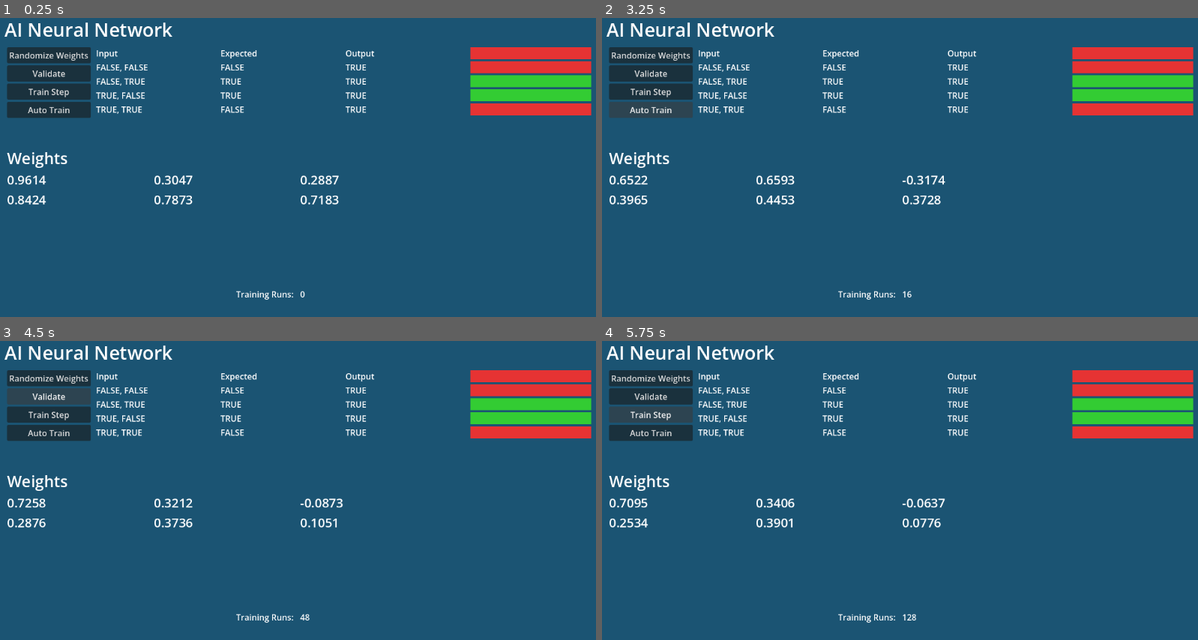
Above: before the commit, frames 1-4 (two rows, left to right).
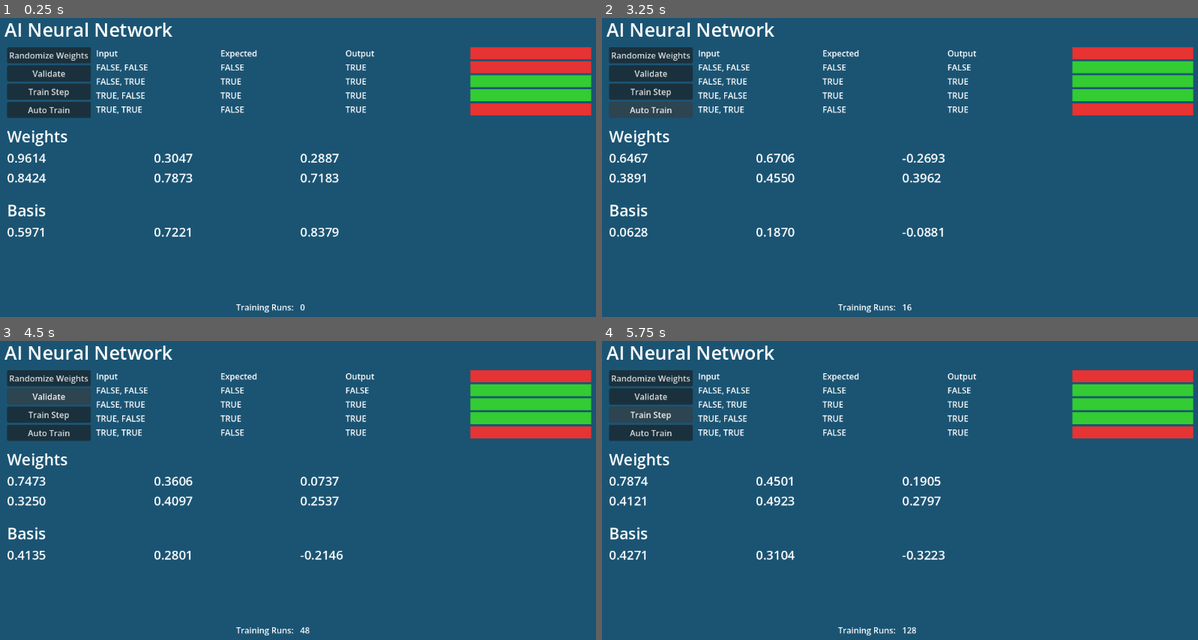
Above: after the commit, the same moments.

Repository: Discordanian/ai-lab-demo
Game: Godot game, scene res://main.tscn
Same seed, same stepped clock (60 frames per second), same inputs: the game is played once before the commit and once after it.
Inputs:
- Up to frame 1 (0.25 s): no input
- Up to frame 2 (3.25 s): click "Validate" at 0.5 s; click "Train Step" at 1.25 s; click "Randomize Weights" at 2 s; click "Auto Train" at 2.75 s
- Up to frame 3 (4.5 s): click "Randomize Weights" at 3.5 s; click "Validate" at 4.25 s
- Up to frame 4 (5.75 s): click "Train Step" at 5 s

The runs differ from the first frame. In frame 1, 2.1% of the frame differs, in the area x 1-57%, y 37-99%; in frame 2, 3.1%, in the area x 1-100%, y 14-99%; in frame 3, 3.1%; in frame 4, 3.1%.

Commit message:
Adding Bias

Diff:
--- a/godot/main.gd
+++ b/godot/main.gd
@@ -21,6 +21,8 @@
 @onready var color_rect_true_false: ColorRect = $MarginContainer/VBoxContainer/Controls_Results/HBoxContainer/Results/TrueFalse/ColorRect
 @onready var color_rect_true_true: ColorRect = $MarginContainer/VBoxContainer/Controls_Results/HBoxContainer/Results/TrueTrue/ColorRect
 @onready var total_runs_label: Label = $MarginContainer/VBoxContainer/MarginContainer/HBoxContainer/TotalRuns
+@onready var basis_hidden: GridContainer = $MarginContainer/VBoxContainer/Basis/VBoxContainer/HBoxContainer/BasisHidden
+@onready var basis_output: GridContainer = $MarginContainer/VBoxContainer/Basis/VBoxContainer/HBoxContainer/BasisOutput
 
 const COLOR_GREEN := Color(0.2, 0.8, 0.2, 1.0)
 const COLOR_RED := Color(0.9, 0.2, 0.2, 1.0)
@@ -115,8 +117,12 @@
 	var weights: Dictionary = nn.get_weights()
 	var input_hidden: Array = weights["input_hidden"]
 	var hidden_output: Array = weights["hidden_output"]
+	var bias_hidden: Array = weights["bias_hidden"]
+	var bias_output: Array = weights["bias_output"]
 	print("Weights input_hidden: ", input_hidden)
 	print("Weights hidden_output: ", hidden_output)
+	print("Bias hidden: ", bias_hidden)
+	print("Bias output: ", bias_output)
 	var idx: int = 0
 	for i in input_hidden.size():
 		for j in input_hidden[i].size():
@@ -127,3 +133,7 @@
 		for j in hidden_output[i].size():
 			matrix2.get_child(idx).text = "%.4f" % hidden_output[i][j]
 			idx += 1
+	for i in bias_hidden.size():
+		basis_hidden.get_child(i).text = "%.4f" % bias_hidden[i]
+	for i in bias_output.size():
+		basis_output.get_child(i).text = "%.4f" % bias_output[i]
--- a/godot/main.tscn
+++ b/godot/main.tscn
@@ -267,6 +267,56 @@
 theme_override_font_sizes/font_size = 24
 text = "w2"
 
+[node name="Basis" type="MarginContainer" parent="MarginContainer/VBoxContainer" unique_id=2112161468]
+layout_mode = 2
+size_flags_vertical = 3
+theme_override_constants/margin_left = 5
+theme_override_constants/margin_top = 5
+theme_override_constants/margin_right = 5
+theme_override_constants/margin_bottom = 5
+
+[node name="VBoxContainer" type="VBoxContainer" parent="MarginContainer/VBoxContainer/Basis" unique_id=89756932]
+layout_mode = 2
+
+[node name="Label" type="Label" parent="MarginContainer/VBoxContainer/Basis/VBoxContainer" unique_id=1551228577]
+layout_mode = 2
+theme_override_font_sizes/font_size = 30
+text = "Basis"
+
+[node name="HBoxContainer" type="HBoxContainer" parent="MarginContainer/VBoxContainer/Basis/VBoxContainer" unique_id=1094753684]
+layout_mode = 2
+
+[node name="BasisHidden" type="GridContainer" parent="MarginContainer/VBoxContainer/Basis/VBoxContainer/HBoxContainer" unique_id=865860316]
+layout_mode = 2
+size_flags_horizontal = 3
+columns = 2
+
+[node name="basis1" type="Label" parent="MarginContainer/VBoxContainer/Basis/VBoxContainer/HBoxContainer/BasisHidden" unique_id=1775981514]
+layout_mode = 2
+size_flags_horizontal = 3
+size_flags_vertical = 6
+theme_override_fonts/font = SubResource("SystemFont_ig7tw")
+theme_override_font_sizes/font_size = 24
+text = "basis1"
+
+[node name="basis2" type="Label" parent="MarginContainer/VBoxContainer/Basis/VBoxContainer/HBoxContainer/BasisHidden" unique_id=1594986168]
+layout_mode = 2
+size_flags_horizontal = 3
+size_flags_vertical = 6
+theme_override_fonts/font = SubResource("SystemFont_ig7tw")
+theme_override_font_sizes/font_size = 24
+text = "basis2"
+
+[node name="BasisOutput" type="GridContainer" parent="MarginContainer/VBoxContainer/Basis/VBoxContainer/HBoxContainer" unique_id=1790750681]
+layout_mode = 2
+size_flags_horizontal = 3
+
+[node name="basisoutput" type="Label" parent="MarginContainer/VBoxContainer/Basis/VBoxContainer/HBoxContainer/BasisOutput" unique_id=1612664866]
+layout_mode = 2
+theme_override_fonts/font = SubResource("SystemFont_ig7tw")
+theme_override_font_sizes/font_size = 24
+text = "basis out"
+
 [node name="MarginContainer" type="MarginContainer" parent="MarginContainer/VBoxContainer" unique_id=1703957207]
 layout_mode = 2
 size_flags_vertical = 3
--- a/godot/neural_network.gd
+++ b/godot/neural_network.gd
@@ -4,6 +4,9 @@
 # Weight matrices: input_size x hidden_size, hidden_size x output_size
 var weights_input_hidden: Array = []  # Array of Array (2D)
 var weights_hidden_output: Array = []
+# Bias vectors: one per neuron in hidden layer and output layer
+var bias_hidden: Array = []   # 1D, length hidden_size
+var bias_output: Array = []   # 1D, length output_size
 var training_runs: int = 0
 
 
@@ -12,6 +15,8 @@
 	weights_input_hidden = _rand_matrix(input_size, hidden_size)
 	# weights_hidden_output: [hidden_size][output_size]
 	weights_hidden_output = _rand_matrix(hidden_size, output_size)
+	bias_hidden = _rand_vector(hidden_size)
+	bias_output = _rand_vector(output_size)
 	training_runs = 0
 
 
@@ -34,6 +39,42 @@
 	return m
 
 
+static func _rand_vector(size: int) -> Array:
+	var v: Array = []
+	for i in size:
+		v.append(randf())
+	return v
+
+
+static func _add_bias_to_rows(m: Array, bias: Array) -> Array:
+	# m: [rows][cols], bias: [cols]. Add bias to each row.
+	var out: Array = []
+	for i in m.size():
+		out.append([])
+		for j in m[i].size():
+			out[i].append(m[i][j] + bias[j])
+	return out
+
+
+static func _sum_columns(m: Array) -> Array:
+	# Sum each column -> 1D array of length cols (for bias gradient).
+	var cols: int = m[0].size()
+	var out: Array = []
+	for j in cols:
+		var s: float = 0.0
+		for i in m.size():
+			s += m[i][j]
+		out.append(s)
+	return out
+
+
+static func _add_vector(a: Array, b: Array) -> Array:
+	var out: Array = []
+	for i in a.size():
+		out.append(a[i] + b[i])
+	return out
+
+
 static func _matmul(a: Array, b: Array) -> Array:
 	# a: [rows_a][cols_a], b: [cols_a][cols_b] -> [rows_a][cols_b]
 	var rows_a: int = a.size()
@@ -110,17 +151,21 @@
 ## Forward pass: inputs 2D array [samples][input_size], returns [samples][output_size].
 func forward(inputs: Array) -> Array:
 	var hidden_input: Array = _matmul(inputs, weights_input_hidden)
+	hidden_input = _add_bias_to_rows(hidden_input, bias_hidden)
 	var hidden_output: Array = _sigmoid_matrix(hidden_input)
 	var output_input: Array = _matmul(hidden_output, weights_hidden_output)
+	output_input = _add_bias_to_rows(output_input, bias_output)
 	var output: Array = _sigmoid_matrix(output_input)
 	return output
 
 
-## Returns all current weights as a Dictionary: "input_hidden" (2D Array), "hidden_output" (2D Array).
+## Returns all current weights as a Dictionary: "input_hidden", "hidden_output" (2D), "bias_hidden", "bias_output" (1D).
 func get_weights() -> Dictionary:
 	return {
 		"input_hidden": weights_input_hidden,
-		"hidden_output": weights_hidden_output
+		"hidden_output": weights_hidden_output,
+		"bias_hidden": bias_hidden,
+		"bias_output": bias_output
 	}
 
 func get_training_runs() -> int:
@@ -133,8 +178,10 @@
 func train(inputs: Array, targets: Array) -> void:
 	training_runs += 1
 	var hidden_input: Array = _matmul(inputs, weights_input_hidden)
+	hidden_input = _add_bias_to_rows(hidden_input, bias_hidden)
 	var hidden_output: Array = _sigmoid_matrix(hidden_input)
 	var output_input: Array = _matmul(hidden_output, weights_hidden_output)
+	output_input = _add_bias_to_rows(output_input, bias_output)
 	var output: Array = _sigmoid_matrix(output_input)
 
 	var error: Array = _sub_matrix(targets, output)
@@ -145,6 +192,10 @@
 
 	var delta_ho: Array = _matmul(_transpose(hidden_output), d_output)
 	var delta_ih: Array = _matmul(_transpose(inputs), d_hidden)
+	var delta_bias_output: Array = _sum_columns(d_output)
+	var delta_bias_hidden: Array = _sum_columns(d_hidden)
 
 	weights_hidden_output = _add_matrix(weights_hidden_output, delta_ho)
 	weights_input_hidden = _add_matrix(weights_input_hidden, delta_ih)
+	bias_output = _add_vector(bias_output, delta_bias_output)
+	bias_hidden = _add_vector(bias_hidden, delta_bias_hidden)
